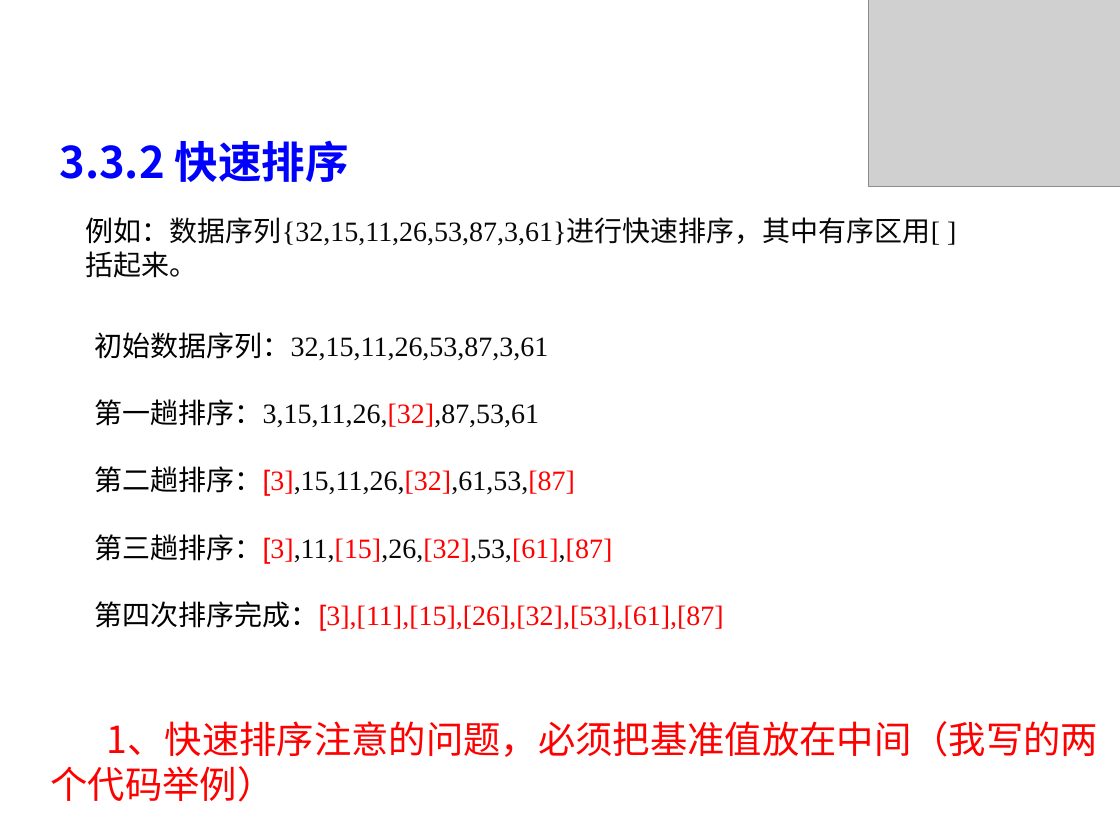
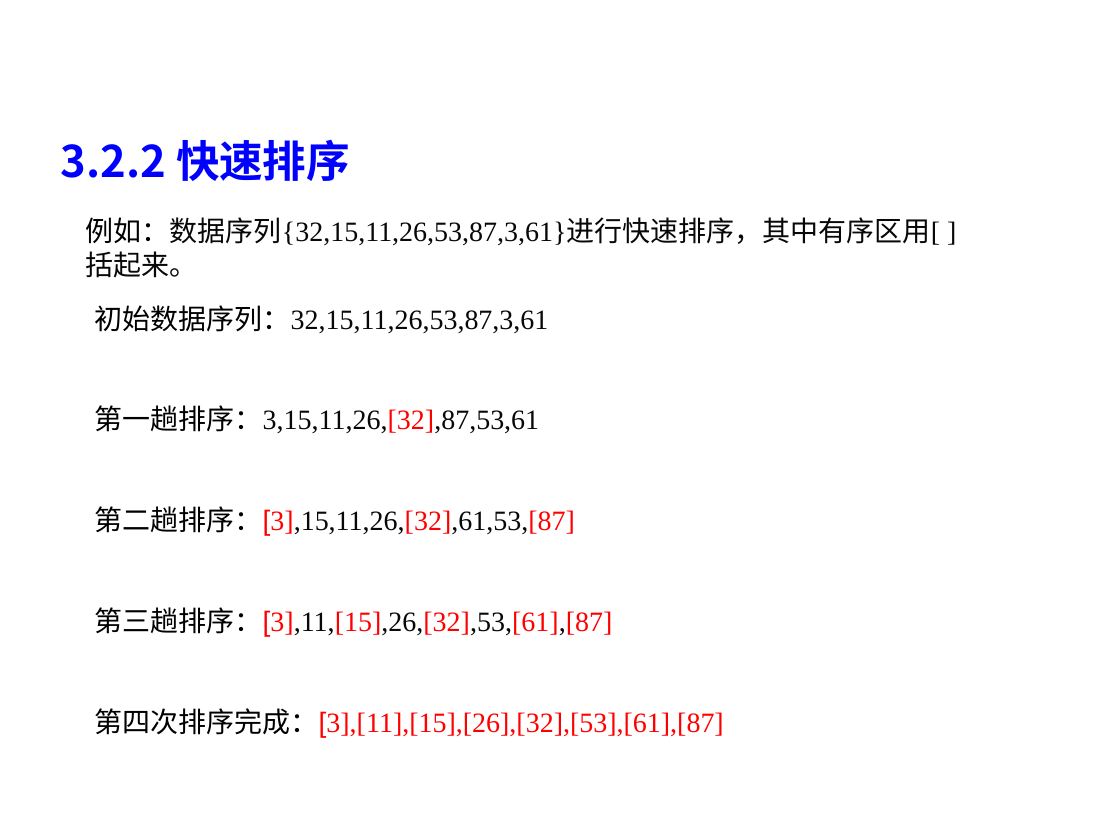
Before and after one commit to liutongling/DP, a slide deck: slide 40 of file/第3章 分治法计.pptx (slide 39 before the commit). Drawn at 1120x840 pixels with LibreOffice and Linux fonts; fonts in the diff are those of the drawing; grey boxes stand for pictures; background and template pictures are left out. Boxes give left, top, right and bottom in pixels: in the first picture for what was removed or moved away, otherwise in the second. Text is boxed around its words. In the diff, an @@ line names an element or a change of style, - is before the commit and + after.

Commit message:
更新第三章内容

```diff
--- a/file/第3章 分治法计.pptx
+++ b/file/第3章 分治法计.pptx
@@ picture removed at (x1=869, y1=0, x2=1120, y2=187) @@
@@ text at (x1=61, y1=139, x2=350, y2=181): text changed @@
-3.3.2 快速排序
+3.2.2 快速排序
@@ text "初始数据序列：32,15,11,26,53,87,3,61" rewrapped from (x1=95, y1=332, x2=724, y2=631) to (x1=95, y1=305, x2=724, y2=738) @@
@@ text removed at (x1=51, y1=721, x2=1098, y2=802) @@
-1、快速排序注意的问题，必须把基准值放在中间（我写的两个代码举例）
```
Also in this commit, not shown: 3 other slides changed, 4 slides added, 2 slides removed.
